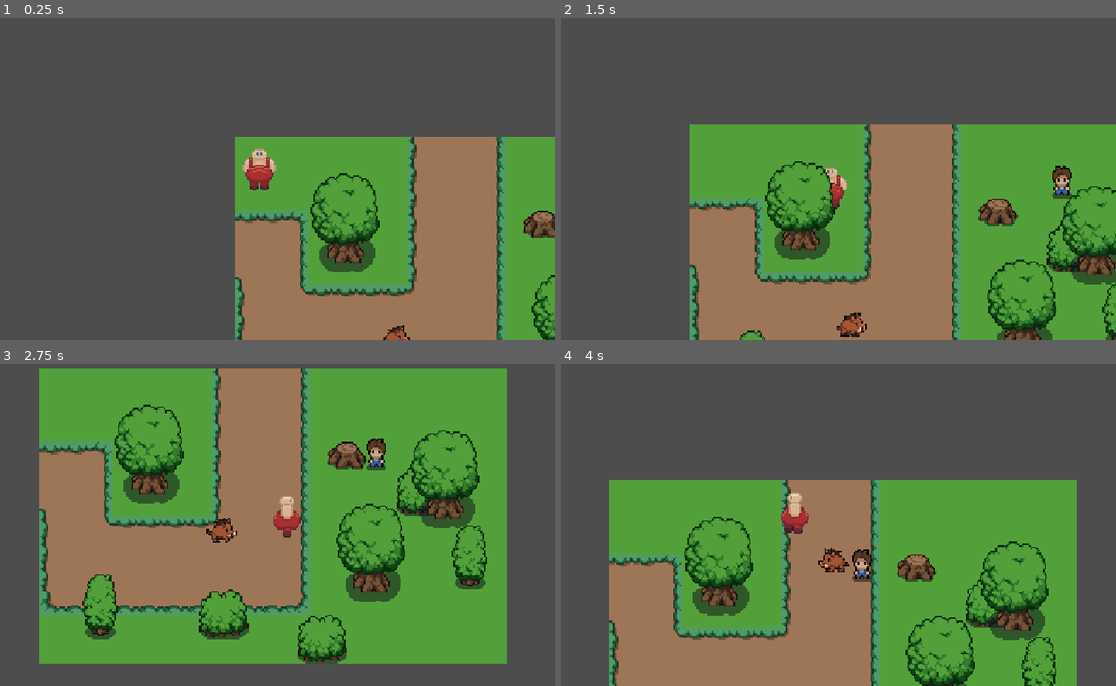
Above: before the commit, frames 1-4 (two rows, left to right).
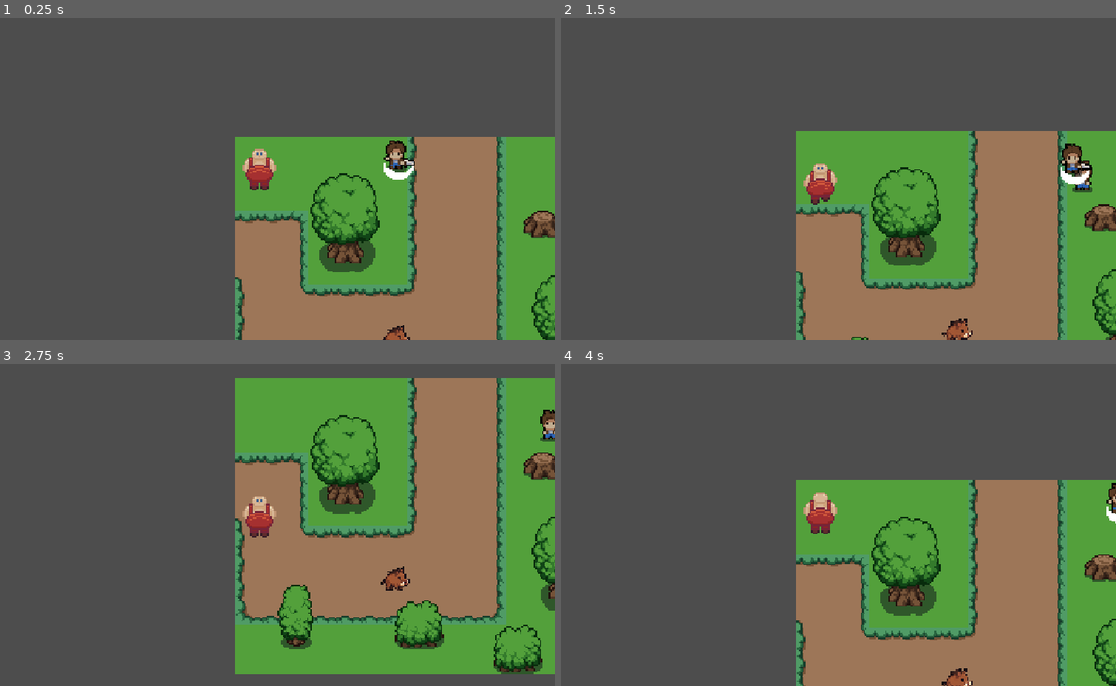
Above: after the commit, the same moments.

Repository: WildJellybear/gruby-i-chudy
Game: Godot game, scene res://scenes/world.tscn
Two runs of this game, one before a commit and one after it. Both use one fixed random seed, a clock stepped at 60 frames per second and the inputs below.
Inputs:
- Up to frame 1 (0.25 s): no input
- Up to frame 2 (1.5 s): tap Enter at 0.5 s; hold Right (ui_right) 0.53-1.28 s; hold Tab (switch_character, bound only after the commit) 0.53-1.28 s; hold Down (ui_down) from 1.28 s (still down); tap Tab (switch_character, bound only after the commit) at 1.35 s
- Up to frame 3 (2.75 s): release Down (ui_down) at 2.03 s; hold Right (ui_right) from 2.03 s (still down); hold Tab (switch_character, bound only after the commit) from 2.03 s (still down)
- Up to frame 4 (4 s): release Right (ui_right) at 2.78 s; release Tab (switch_character, bound only after the commit) at 2.78 s; hold Up (ui_up) 2.78-3.53 s; tap Tab (switch_character, bound only after the commit) at 2.85 s; hold Left (ui_left) from 3.53 s (still down); hold Tab (switch_character, bound only after the commit) from 3.53 s (still down)

The runs differ from the first frame. In frame 1, 0.5% of the frame differs, in the area x 69-75%, y 38-51%; in frame 2, 41%; in frame 3, 72%, in the area x 7-100%, y 1-97%; in frame 4, 48%.

Commit message:
fix chudy tree + add character manager

Diff:
--- a/project.godot
+++ b/project.godot
@@ -19,6 +19,14 @@
 window/stretch/mode="canvas_items"
 window/stretch/aspect="expand"
 
+[input]
+
+switch_character={
+"deadzone": 0.2,
+"events": [Object(InputEventKey,"resource_local_to_scene":false,"resource_name":"","device":-1,"window_id":0,"alt_pressed":false,"shift_pressed":false,"ctrl_pressed":false,"meta_pressed":false,"pressed":false,"keycode":0,"physical_keycode":4194306,"key_label":0,"unicode":0,"location":0,"echo":false,"script":null)
+]
+}
+
 [physics]
 
 3d/physics_engine="Jolt Physics"
--- /dev/null
+++ b/scenes/character_manager.gd
@@ -0,0 +1,114 @@
+
+extends Node
+
+## ============================================================
+## CHARACTER MANAGER - ZARZĄDZANIE GRYWALNYMI POSTACIAMI
+## ============================================================
+##
+## Odpowiada za:
+## - wybór aktywnej postaci przy uruchomieniu mapy,
+## - przełączanie sterowania klawiszem Tab,
+## - włączanie i wyłączanie sterowania,
+## - informowanie innych systemów o zmianie postaci.
+##
+## Na razie nieaktywna postać stoi w miejscu.
+## ============================================================
+
+
+# ------------------------------------------------------------
+# SYGNAŁY
+# ------------------------------------------------------------
+
+## Emitowany po zmianie aktywnej postaci.
+signal active_character_changed(character: Player)
+
+
+# ------------------------------------------------------------
+# REFERENCJE DO POSTACI
+# ------------------------------------------------------------
+
+@export var gruby: Player
+@export var chudy: Player
+
+var active_player: Player
+
+
+# ------------------------------------------------------------
+# INICJALIZACJA
+# ------------------------------------------------------------
+
+## Ustawia Grubego jako postać startową.
+##
+## Obie postacie początkowo nie przyjmują sterowania.
+## Następnie aktywujemy Grubego.
+func _ready() -> void:
+
+	if gruby == null or chudy == null:
+		push_error(
+			"CharacterManager: Nie przypisano Grubego lub Chudego!"
+		)
+		return
+
+	# Wyłączamy sterowanie obu postaci.
+	gruby.set_player_controlled(false)
+	chudy.set_player_controlled(false)
+
+	# Gruby jest domyślną postacią startową.
+	set_active_character(gruby)
+
+
+# ------------------------------------------------------------
+# OBSŁUGA KLAWIATURY
+# ------------------------------------------------------------
+
+## Obsługuje akcję switch_character (Tab).
+## (ustawiona globalnie w projekcie)
+func _unhandled_input(event: InputEvent) -> void:
+
+	if event.is_action_pressed("switch_character"):
+		if not event.is_echo():
+			switch_character()
+
+
+# ------------------------------------------------------------
+# PRZEŁĄCZANIE POSTACI
+# ------------------------------------------------------------
+
+## Zamienia aktywną postać na drugą.
+##
+## Gruby -> Chudy
+## Chudy -> Gruby
+func switch_character() -> void:
+
+	if active_player == gruby:
+		set_active_character(chudy)
+
+	else:
+		set_active_character(gruby)
+
+
+## Ustawia wskazaną postać jako aktywną.
+##
+## 1. Zatrzymuje poprzednią postać.
+## 2. Zapamiętuje nową aktywną postać.
+## 3. Włącza jej sterowanie.
+## 4. Wysyła sygnał do innych systemów.
+##
+## Nie przenosi żadnej postaci na inną pozycję.
+func set_active_character(character: Player) -> void:
+
+	if character == null:
+		return
+
+	# Wyłączamy poprzednią postać.
+	if active_player != null:
+		active_player.set_player_controlled(false)
+
+	# Zapamiętujemy nową postać.
+	active_player = character
+
+	# Przekazujemy jej kontrolę z klawiatury.
+	active_player.set_player_controlled(true)
+
+	# Informujemy pozostałe systemy o zmianie.
+	active_character_changed.emit(active_player)
--- a/scenes/player/chudy.tscn
+++ b/scenes/player/chudy.tscn
@@ -1,9 +1,28 @@
-[gd_scene format=3 uid="uid://clb06t7m4matc"]
+[gd_scene format=3 uid="uid://c68h22glont1d"]
 
-[sub_resource type="SpriteFrames" id="SpriteFrames_qlg0r"]
+[ext_resource type="PackedScene" uid="uid://d1hheih2u786h" path="res://scenes/player/player.tscn" id="1_s0lpq"]
+[ext_resource type="Script" uid="uid://cxjcdyu6ce7js" path="res://scripts/player/chudy.gd" id="2_12rvj"]
+[ext_resource type="Texture2D" uid="uid://b4xhbakauqscj" path="res://assets/sprites/player/player.png" id="3_17f57"]
 
-[node name="chudy" unique_id=1932053902]
+[sub_resource type="AtlasTexture" id="AtlasTexture_fnf3n"]
+atlas = ExtResource("3_17f57")
+region = Rect2(48, 288, 48, 48)
+
+[sub_resource type="SpriteFrames" id="SpriteFrames_xrivr"]
+animations = [{
+"frames": [{
+"duration": 1.0,
+"texture": SubResource("AtlasTexture_fnf3n")
+}],
+"loop": 1,
+"name": &"idle",
+"speed": 5.0
+}]
+
+[node name="chudy" unique_id=1932053902 instance=ExtResource("1_s0lpq")]
+collision_layer = 3
+collision_mask = 3
+script = ExtResource("2_12rvj")
 
 [node name="AnimatedSprite2D" parent="." index="0" unique_id=1245868877]
-sprite_frames = SubResource("SpriteFrames_qlg0r")
-animation = &"default"
+sprite_frames = SubResource("SpriteFrames_xrivr")
--- a/scenes/world.tscn
+++ b/scenes/world.tscn
@@ -3,6 +3,8 @@
 [ext_resource type="Texture2D" uid="uid://ddk5yvls678c3" path="res://assets/plains.png" id="1_nnsk1"]
 [ext_resource type="Texture2D" uid="uid://butirh43xryq1" path="res://assets/objects.png" id="2_rwgxs"]
 [ext_resource type="PackedScene" uid="uid://dpo6lwj6y3c4n" path="res://scenes/enemies/soldier.tscn" id="4_qfnet"]
+[ext_resource type="Script" uid="uid://1cvoxyjp20sb" path="res://scenes/character_manager.gd" id="6_4mrxx"]
+[ext_resource type="PackedScene" uid="uid://c68h22glont1d" path="res://scenes/player/chudy.tscn" id="6_7r4gi"]
 [ext_resource type="PackedScene" uid="uid://38k1cso7ewx1" path="res://scenes/player/gruby.tscn" id="6_i7141"]
 [ext_resource type="PackedScene" uid="uid://mxjek6p3gmwd" path="res://scenes/enemies/boar.tscn" id="6_qfnet"]
 
@@ -138,3 +140,11 @@
 position = Vector2(0, -8)
 zoom = Vector2(3, 3)
 position_smoothing_enabled = true
+
+[node name="chudy" parent="y-sorted" unique_id=1932053902 instance=ExtResource("6_7r4gi")]
+position = Vector2(104, 16)
+
+[node name="CharacterManager" type="Node" parent="." unique_id=1125122411 node_paths=PackedStringArray("gruby", "chudy")]
+script = ExtResource("6_4mrxx")
+gruby = NodePath("../y-sorted/gruby")
+chudy = NodePath("../y-sorted/chudy")
--- a/scripts/player/player.gd
+++ b/scripts/player/player.gd
@@ -3,25 +3,31 @@
 extends CharacterBody2D
 
 ## ============================================================
-## PLAYER - KLASA BAZOWA GRYWALNYCH POSTACI
+## PLAYER - BAZOWA KLASA GRYWALNYCH POSTACI
 ## ============================================================
+
+
+# ------------------------------------------------------------
+# KONFIGURACJA
+# ------------------------------------------------------------
 @export var speed: float = 100.0
-
-@onready var animated_sprite_2d: AnimatedSprite2D = $AnimatedSprite2D
 
 
 # ------------------------------------------------------------
 # STAN POSTACI
 # ------------------------------------------------------------
 
-## Ostatni kierunek, w którym poruszała się postać.
-##
-## Dostępne wartości:
-## Vector2.UP    = ( 0, -1)
-## Vector2.DOWN  = ( 0,  1)
-## Vector2.LEFT  = (-1,  0)
-## Vector2.RIGHT = ( 1,  0)
+## Czy ta postać jest aktualnie sterowana przez gracza?
+var is_player_controlled: bool = false
+
+## Ostatni kierunek patrzenia postaci.
 var facing_direction: Vector2 = Vector2.DOWN
+
+
+# ------------------------------------------------------------
+# REFERENCJE
+# ------------------------------------------------------------
+@onready var animated_sprite_2d: AnimatedSprite2D = $AnimatedSprite2D
 
 
 # ------------------------------------------------------------
@@ -33,22 +39,24 @@
 
 
 # ------------------------------------------------------------
-# AKTUALIZACJA FIZYKI
+# STEROWANIE
 # ------------------------------------------------------------
+
 func _physics_process(_delta: float) -> void:
-	player_movement()
+
+	if is_player_controlled:
+		player_movement()
+	else:
+		# Zatrzymujemy nieaktywną postać.
+		velocity = Vector2.ZERO
+		update_animation()
 
 
-# ------------------------------------------------------------
-# PORUSZANIE POSTACIĄ
-# ------------------------------------------------------------
+## Odczytuje klawisze i wykonuje ruch postaci.
 func player_movement() -> void:
 
-	# Kierunek aktualnego ruchu.
-	# ZERO oznacza brak wciśniętego kierunku.
 	var direction: Vector2 = Vector2.ZERO
 
-	# Odczyt wejścia gracza.
 	if Input.is_action_pressed("ui_right"):
 		direction = Vector2.RIGHT
 
@@ -61,11 +69,10 @@
 	elif Input.is_action_pressed("ui_up"):
 		direction = Vector2.UP
 
-	# Wyliczenie prędkości ruchu.
+	# Obliczamy prędkość na podstawie kierunku.
 	velocity = direction * speed
 
-	# Zapamiętujemy ostatni kierunek wyłącznie,
-	# gdy gracz rzeczywiście wciska kierunek ruchu.
+	# Zapamiętujemy kierunek tylko podczas ruchu
 	if direction != Vector2.ZERO:
 		facing_direction = direction
 
@@ -74,24 +81,32 @@
 	move_and_slide()
 
 
+## Włącza albo wyłącza sterowanie daną postacią.
+##
+## Wywoływana przez CharacterManager.
+## Przy wyłączeniu sterowania zatrzymujemy postać (na razie),
+## ale nie zmieniamy jej pozycji ani kierunku.
+func set_player_controlled(enabled: bool) -> void:
+	is_player_controlled = enabled
+
+	if not enabled:
+		velocity = Vector2.ZERO
+		update_animation()
+
+
 # ------------------------------------------------------------
-# WYBÓR ANIMACJI
+# ANIMACJE
 # ------------------------------------------------------------
 func update_animation() -> void:
 
-	# Sprawdzamy, czy postać aktualnie się porusza.
 	var is_moving: bool = velocity != Vector2.ZERO
 
-	if facing_direction == Vector2.RIGHT:
-		animated_sprite_2d.flip_h = true
+	# Oryginalna animacja boczna patrzy w lewo.
+	# Prawo uzyskujemy przez lustrzane odbicie.
+	animated_sprite_2d.flip_h = (
+		facing_direction == Vector2.RIGHT
+	)
 
-	elif facing_direction == Vector2.LEFT:
-		animated_sprite_2d.flip_h = false
-
-	else:
-		animated_sprite_2d.flip_h = false
-
-	# Postać jest w ruchu.
 	if is_moving:
 
 		if facing_direction == Vector2.DOWN:
@@ -103,8 +118,6 @@
 		else:
 			play_animation("walk_side")
 
-	# Postać stoi - wybieramy idle
-	# na podstawie ostatniego kierunku.
 	else:
 
 		if facing_direction == Vector2.DOWN:
@@ -117,11 +130,7 @@
 			play_animation("idle_side")
 
 
-# ------------------------------------------------------------
-# BEZPIECZNE ODTWARZANIE ANIMACJI
-# ------------------------------------------------------------
-
-## Odtwarza animację o podanej nazwie jeżeli taka istnieje i nie jest pusta
+## Bezpiecznie odtwarza animację o podanej nazwie.
 func play_animation(animation_name: StringName) -> void:
 
 	var frames: SpriteFrames = animated_sprite_2d.sprite_frames
@@ -134,7 +143,7 @@
 			animated_sprite_2d.play(animation_name)
 			return
 
-	# Animacja zastępcza dla niegotowych kierunków.
+	# Tymczasowa animacja zastępcza.
 	if frames.has_animation("idle"):
 		if frames.get_frame_count("idle") > 0:
 			animated_sprite_2d.play("idle")
Not shown, added: scenes/character_manager.gd.uid
